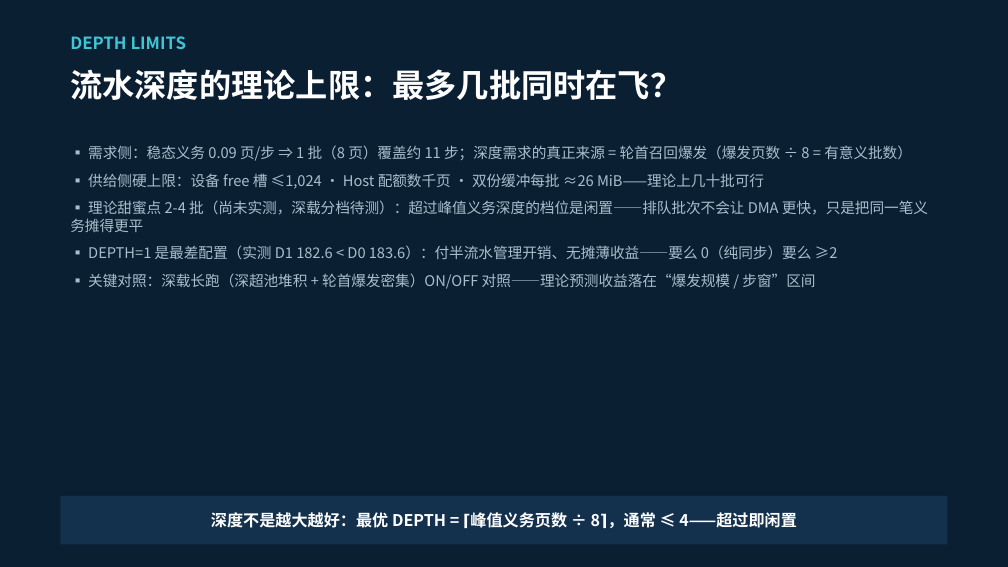
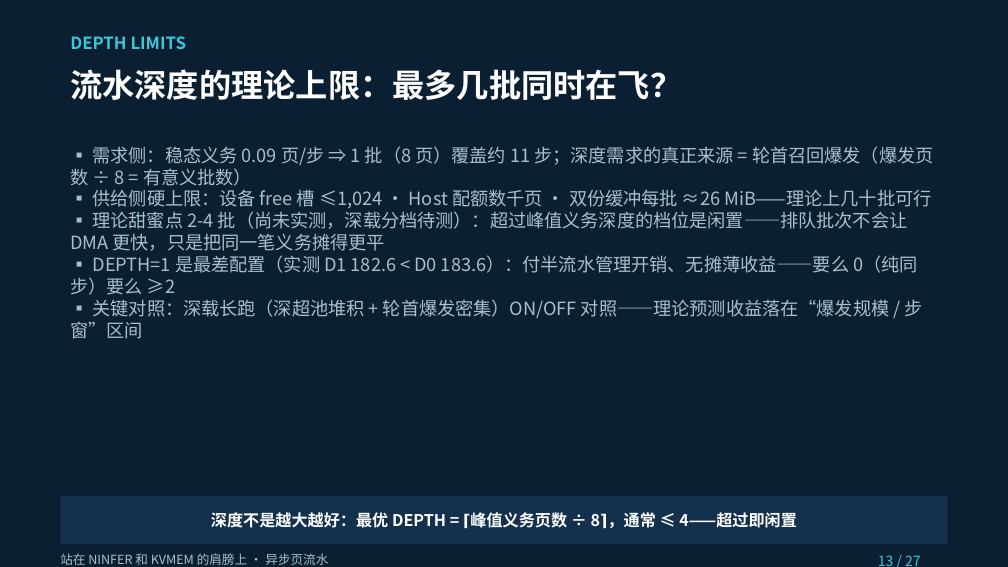
Before and after one commit to paicat1/Ninfer-KVMem-Async, a slide deck: slide 13 of docs/异步页流水-技术说明.pptx. Drawn at 1008x567 pixels with LibreOffice and Linux fonts; fonts in the diff are those of the drawing. Boxes give left, top, right and bottom in pixels: in the first picture for what was removed or moved away, otherwise in the second. Text is boxed around its words. In the diff, an @@ line names an element or a change of style, - is before the commit and + after.

Commit message:
docs(公开材料): 贴边复测复核与 Gen5 回切预登记 + 异步页流水技术说明演示文稿更新（含同源备份件）
APPROVED: 这几个授权你推

```diff
--- a/docs/异步页流水-技术说明.pptx
+++ b/docs/异步页流水-技术说明.pptx
@@ text at (70, 146, 933, 339): text changed; size 10.5 to 13 pt @@
-▪ 需求侧：稳态义务 0.09 页/步 ⇒ 1 批（8 页）覆盖约 11 步；深度需求的真正来源 = 轮首召回爆发（爆发页数 ÷ 8 = 有意义批数）
-▪ 供给侧硬上限：设备 free 槽 ≤1,024 · Host 配额数千页 · 双份缓冲每批 ≈26 MiB——理论上几十批可行
-▪ 理论甜蜜点 2-4 批（尚未实测，深载分档待测）：超过峰值义务深度的档位是闲置——排队批次不会让 DMA 更快，只是把同一笔义务摊得更平
-▪ DEPTH=1 是最差配置（实测 D1 182.6 < D0 183.6）：付半流水管理开销、无摊薄收益——要么 0（纯同步）要么 ≥2
-▪ 关键对照：深载长跑（深超池堆积 + 轮首爆发密集）ON/OFF 对照——理论预测收益落在“爆发规模 / 步窗”区间
+▪ 需求侧：稳态义务 0.09 页/步 ⇒ 1 批（8 页）覆盖约 11 步；深度需求的真正来源 = 轮首召回爆发（爆发页数 ÷ 8 = 有意义批数） ▪ 供给侧硬上限：设备 free 槽 ≤1,024 · Host 配额数千页 · 双份缓冲每批 ≈26 MiB——理论上几十批可行 ▪ 理论甜蜜点 2-4 批（尚未实测，深载分档待测）：超过峰值义务深度的档位是闲置——排队批次不会让 DMA 更快，只是把同一笔义务摊得更平 ▪ DEPTH=1 是最差配置（实测 D1 182.6 < D0 183.6）：付半流水管理开销、无摊薄收益——要么 0（纯同步）要么 ≥2 ▪ 关键对照：深载长跑（深超池堆积 + 轮首爆发密集）ON/OFF 对照——理论预测收益落在“爆发规模 / 步窗”区间
@@ text added at (60, 553, 328, 565), 9 pt, text #A9BECC @@
+站在 NINFER 和 KVMEM 的肩膀上 · 异步页流水
@@ text added at (878, 555, 921, 566), 10 pt, text #3FC6D6 @@
+13 / 27
```
Also in this commit, not shown: 11 other slides changed, 2 other files.
